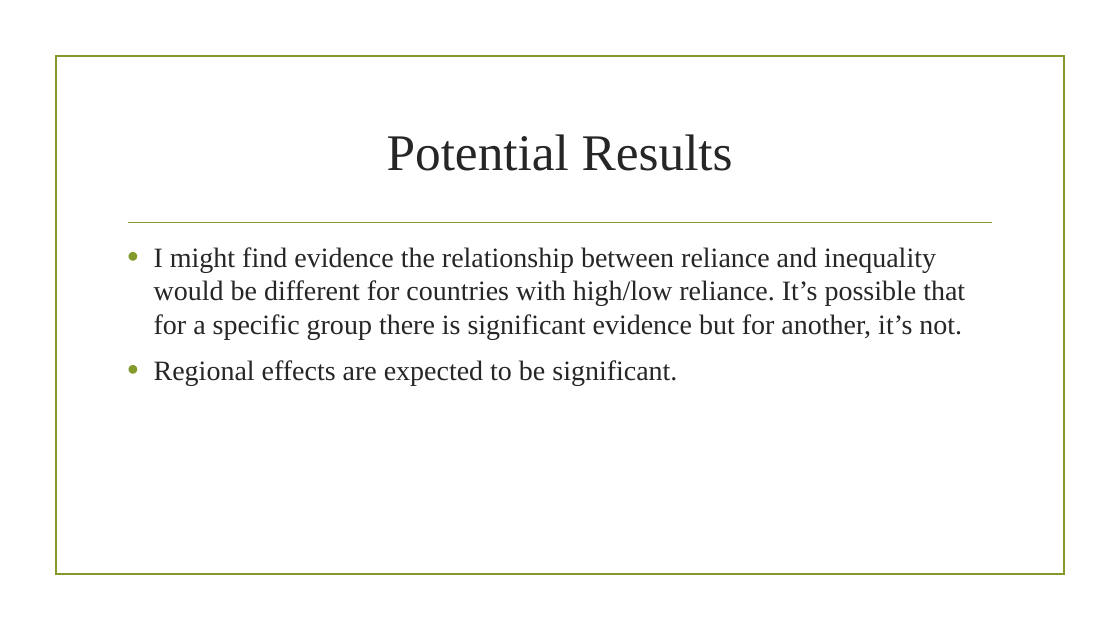
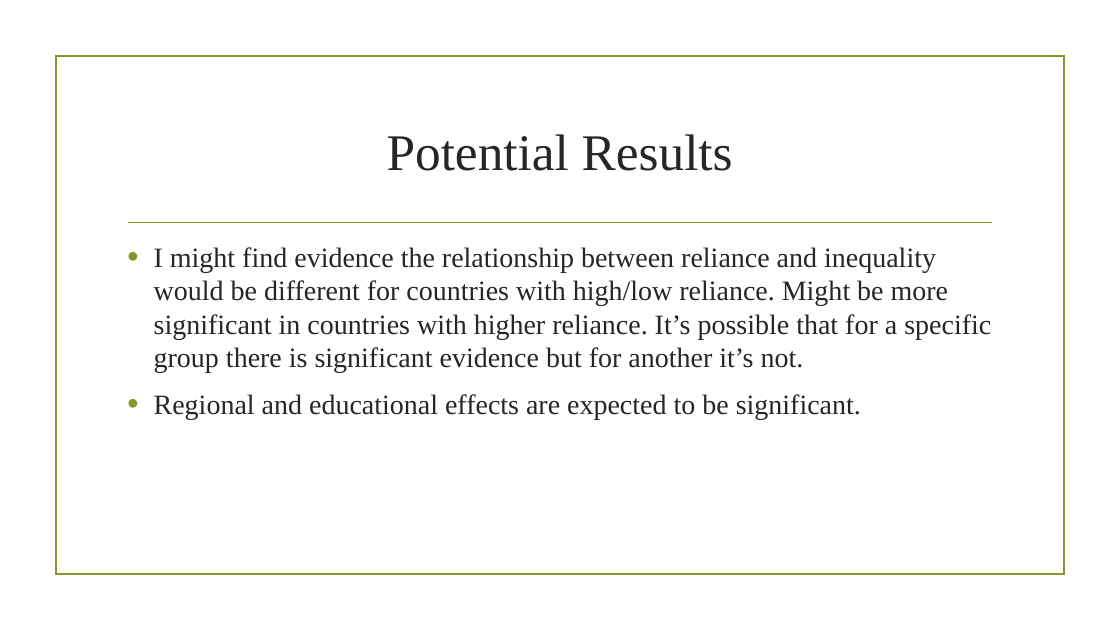
Before and after one commit to HYL7/ECON456-Thesis-Heyang_Liu, a slide deck: slide 10 of presentations/Topic Proposal Presentation.pptx. Drawn at 1120x630 pixels with LibreOffice and Linux fonts; fonts in the diff are those of the drawing; background and template pictures are left out. Boxes give left, top, right and bottom in pixels: in the first picture for what was removed or moved away, otherwise in the second. Text is boxed around its words. In the diff, an @@ line names an element or a change of style, - is before the commit and + after.

```diff
--- a/presentations/Topic Proposal Presentation.pptx
+++ b/presentations/Topic Proposal Presentation.pptx
@@ text at bbox=[154, 247, 991, 419]: text changed @@
-• I might find evidence the relationship between reliance and inequality would be different for countries with high/low reliance. It’s possible that for a specific group there is significant evidence but for another, it’s not.
-• Regional effects are expected to be significant.
+• I might find evidence the relationship between reliance and inequality would be different for countries with high/low reliance. Might be more significant in countries with higher reliance. It’s possible that for a specific group there is significant evidence but for another it’s not.
+• Regional and educational effects are expected to be significant.
```
Also in this commit, not shown: 3 other slides changed, 1 slide added, 1 other file.
